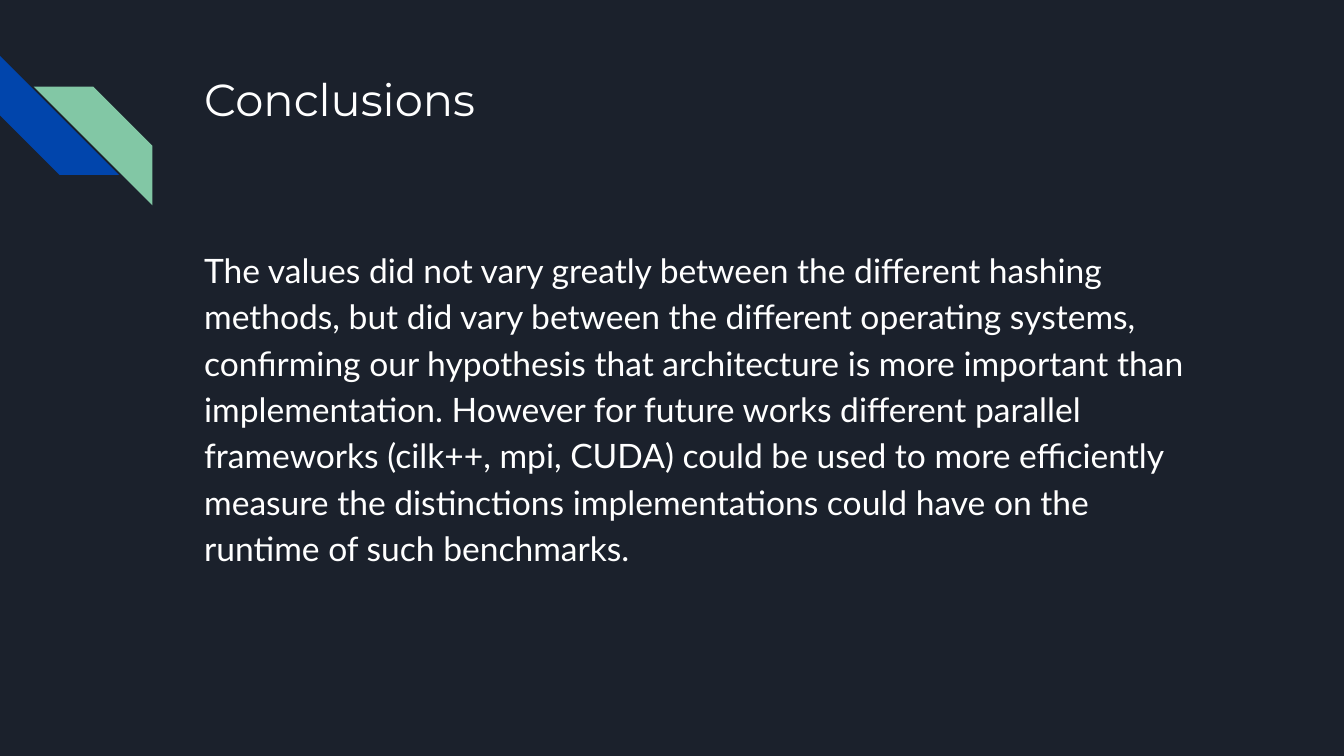
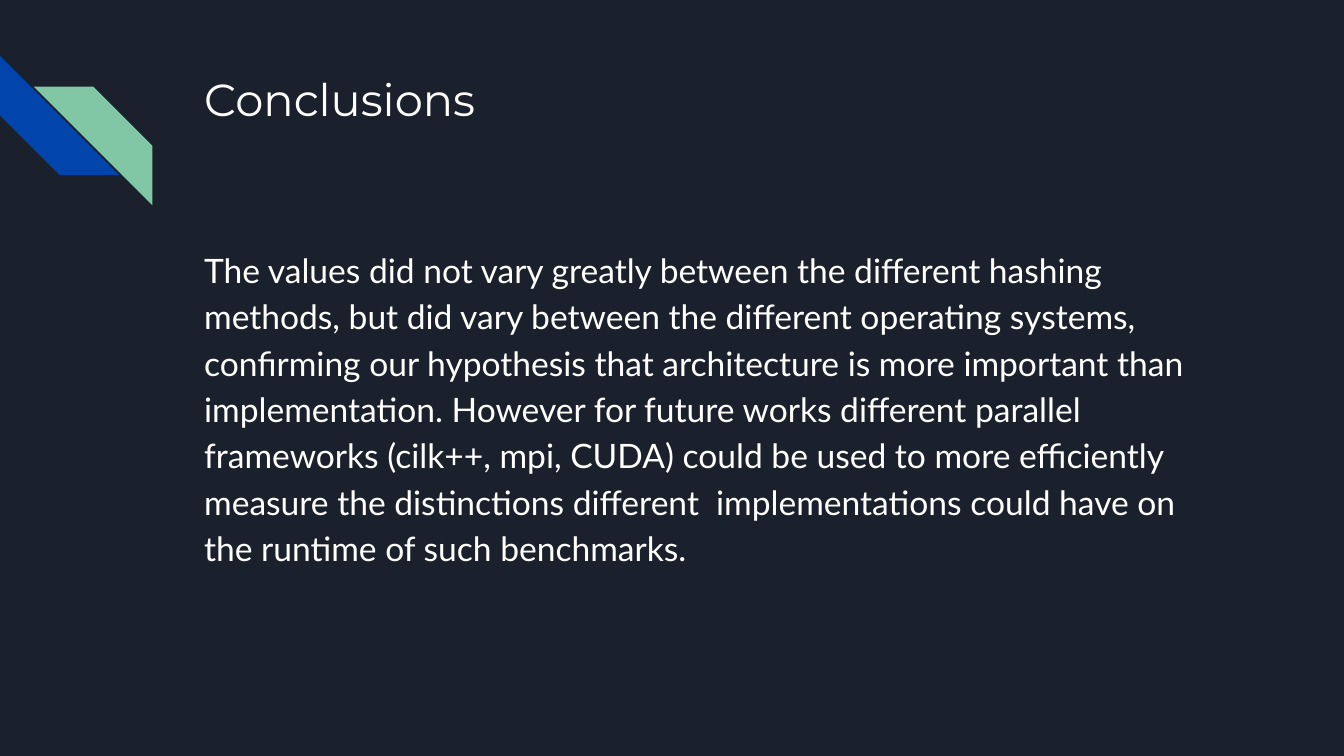
Before and after one commit to AlfredoMayFire/removeDuplicatesAnalysis, a slide deck: slide 8 of Remove Duplicates Benchmark Analysis.pptx. Drawn at 1344x756 pixels with LibreOffice and Linux fonts; fonts in the diff are those of the drawing. Boxes give left, top, right and bottom in pixels: in the first picture for what was removed or moved away, otherwise in the second. Text is boxed around its words. In the diff, an @@ line names an element or a change of style, - is before the commit and + after.

Commit message:
New presentation

```diff
--- a/Remove Duplicates Benchmark Analysis.pptx
+++ b/Remove Duplicates Benchmark Analysis.pptx
@@ text at [204,258,1183,562]: text changed @@
-The values did not vary greatly between the different hashing methods, but did vary between the different operating systems, confirming our hypothesis that architecture is more important than implementation. However for future works different parallel frameworks (cilk++, mpi, CUDA) could be used to more efficiently measure the distinctions implementations could have on the runtime of such benchmarks.
+The values did not vary greatly between the different hashing methods, but did vary between the different operating systems, confirming our hypothesis that architecture is more important than implementation. However for future works different parallel frameworks (cilk++, mpi, CUDA) could be used to more efficiently measure the distinctions different implementations could have on the runtime of such benchmarks.
```
Also in this commit, not shown: 1 other slide changed, 1 other file.
